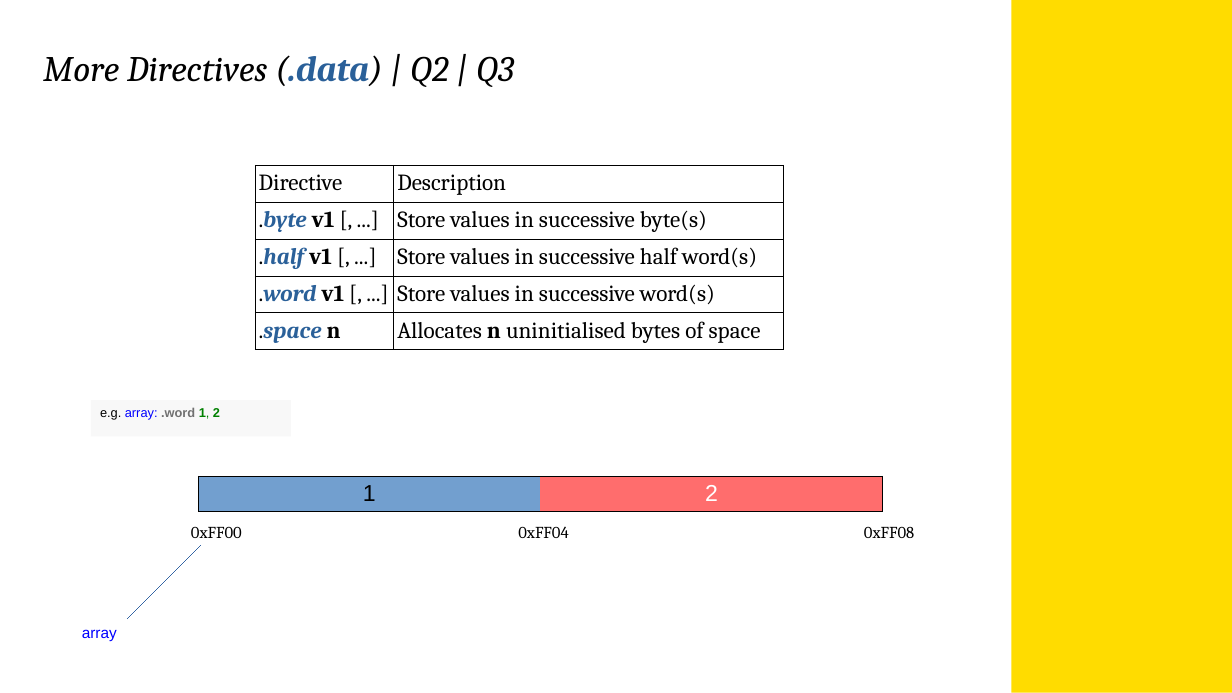
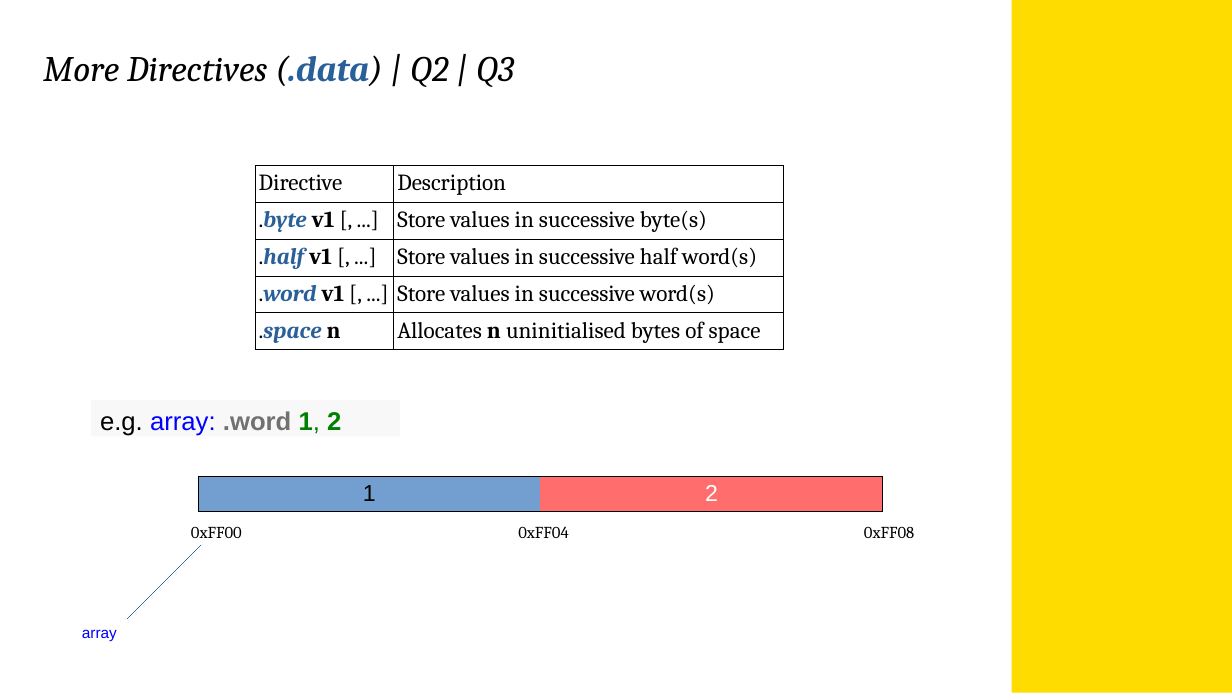
Before and after one commit to krudbox/1521, a slide deck: slide 3 of Week3/COMP1521W3.pptm. Drawn at 1232x693 pixels with LibreOffice and Linux fonts; fonts in the diff are those of the drawing; background and template pictures are left out. Boxes give left, top, right and bottom in pixels: in the first picture for what was removed or moved away, otherwise in the second. Text is boxed around its words. In the diff, an @@ line names an element or a change of style, - is before the commit and + after.

Commit message:
slide fix

```diff
--- a/Week3/COMP1521W3.pptm
+++ b/Week3/COMP1521W3.pptm
@@ rectangle "e.g. array: .word 1, 2": place and size @@
-rectangle "e.g. array: .word 1, 2" at (91, 400, 290, 436)
+rectangle "e.g. array: .word 1, 2" at (91, 400, 400, 436)
@@ rectangle "e.g. array: .word 1, 2" at (91, 400, 400, 436): size 10 to 20 pt @@
```
Also in this commit, not shown: 1 other slide changed, 1 other file.
